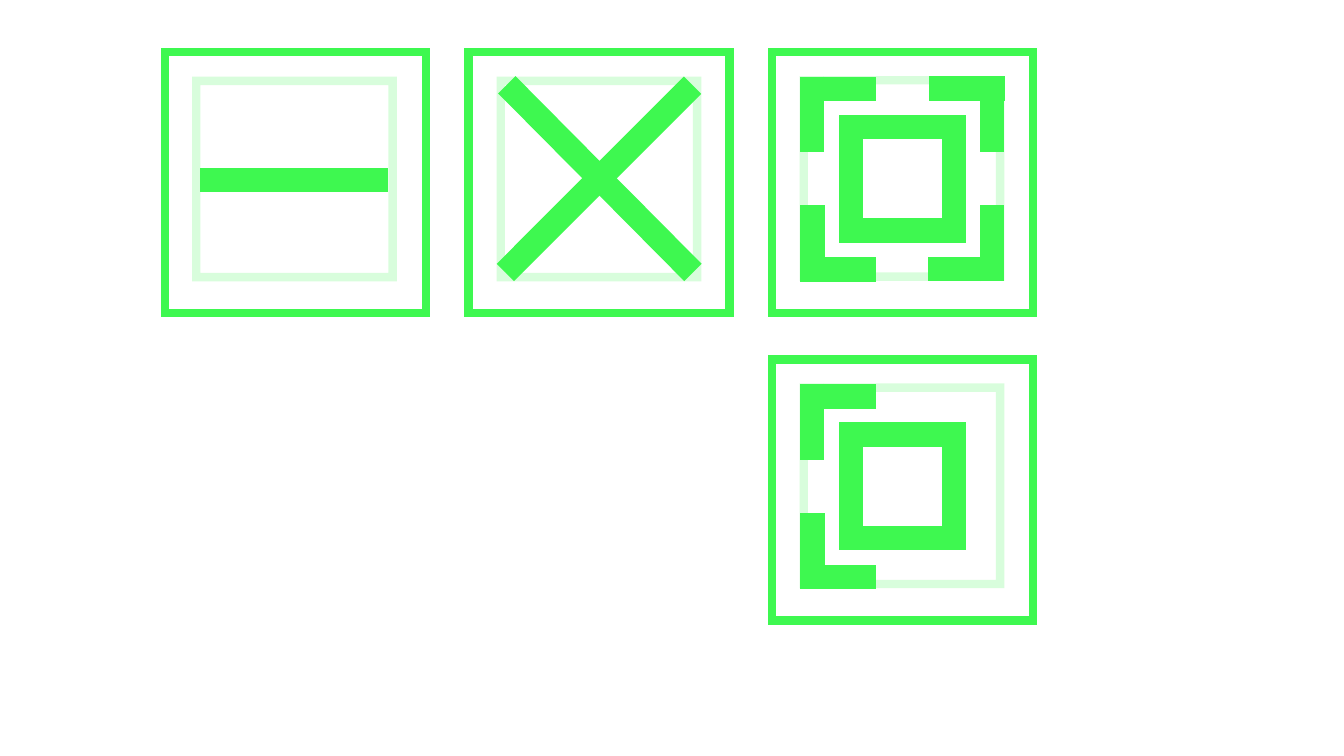
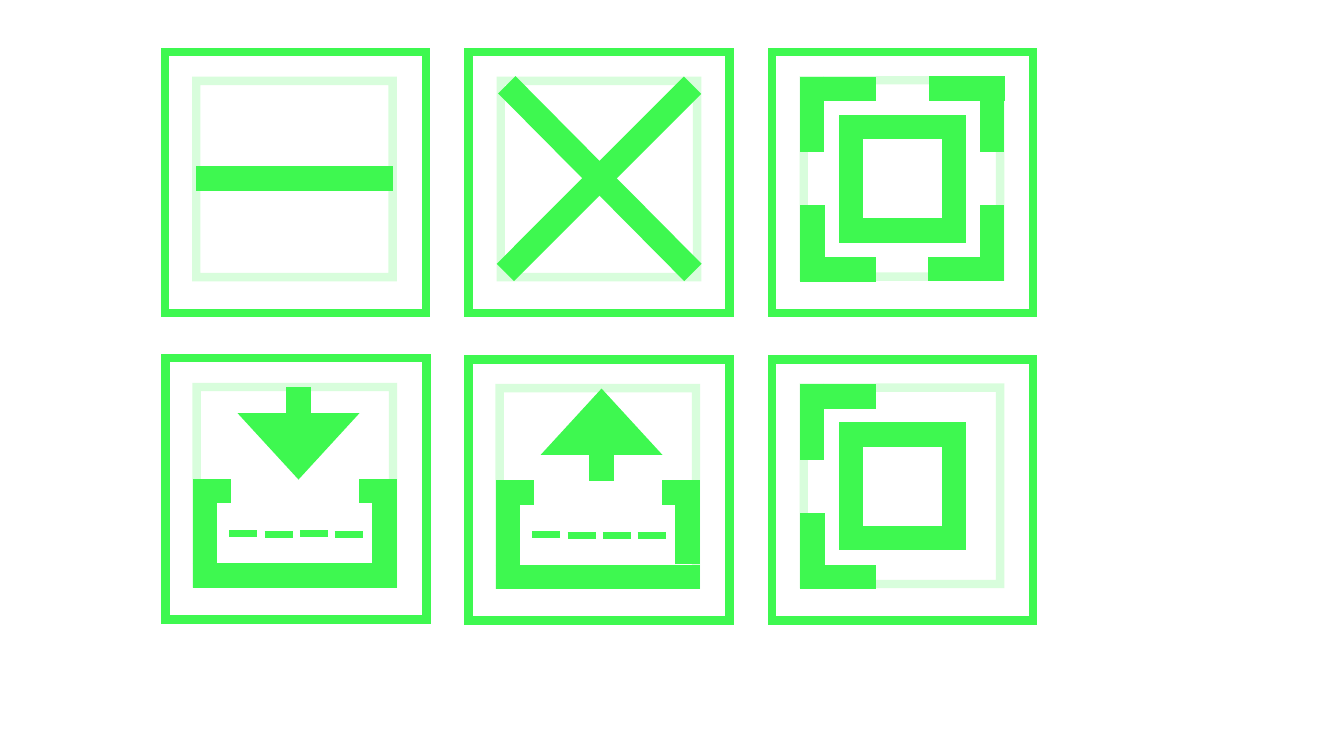
Before and after one commit to JulioLeija-RLJONES/NFLWarehouse, a slide deck: slide 1 of NFLWarehouse/NFLWarehouse/icons/Icons Design.pptx. Drawn at 1344x756 pixels with LibreOffice and Linux fonts; fonts in the diff are those of the drawing. Boxes give left, top, right and bottom in pixels: in the first picture for what was removed or moved away, otherwise in the second. Text is boxed around its words. In the diff, an @@ line names an element or a change of style, - is before the commit and + after.

```diff
--- a/NFLWarehouse/NFLWarehouse/icons/Icons Design.pptx
+++ b/NFLWarehouse/NFLWarehouse/icons/Icons Design.pptx
@@ line moved from (201, 180) - (388, 180) to (197, 178) - (393, 178) @@
@@ rectangle added at <box>165,358,426,619</box>, outline #3EF850 6 pt @@
@@ rectangle added at <box>197,387,393,584</box>, outline #3EF850 6 pt @@
@@ line added from (298, 413) to (298, 387), #3EF850 17.5 pt @@
@@ rectangle added at <box>469,360,730,621</box>, outline #3EF850 6 pt @@
@@ rectangle added at <box>500,388,697,585</box>, outline #3EF850 6 pt @@
@@ triangle added at <box>540,389,662,456</box>, fill #3EF850 @@
@@ triangle added at <box>238,413,360,480</box>, fill #3EF850 @@
@@ line added from (205, 564) to (205, 479), #3EF850 17.5 pt @@
@@ line added from (385, 564) to (385, 479), #3EF850 17.5 pt @@
@@ line added from (602, 455) to (602, 481), #3EF850 17.5 pt @@
@@ line added from (231, 491) to (200, 491), #3EF850 17.5 pt @@
@@ line added from (391, 491) to (359, 491), #3EF850 17.5 pt @@
@@ line added from (534, 492) to (502, 492), #3EF850 17.5 pt @@
@@ line added from (508, 565) to (508, 480), #3EF850 17.5 pt @@
@@ line added from (694, 492) to (662, 492), #3EF850 17.5 pt @@
@@ line added from (688, 565) to (688, 480), #3EF850 17.5 pt @@
@@ line added from (229, 534) to (257, 534), #3EF850 5 pt @@
@@ line added from (265, 534) to (292, 534), #3EF850 5 pt @@
@@ line added from (300, 534) to (329, 534), #3EF850 5 pt @@
@@ line added from (335, 534) to (363, 534), #3EF850 5 pt @@
@@ line added from (532, 535) to (561, 535), #3EF850 5 pt @@
@@ line added from (568, 535) to (596, 535), #3EF850 5 pt @@
@@ line added from (603, 535) to (631, 535), #3EF850 5 pt @@
@@ line added from (638, 535) to (666, 535), #3EF850 5 pt @@
@@ line added from (193, 576) to (397, 576), #3EF850 17.5 pt @@
@@ line added from (496, 577) to (700, 577), #3EF850 17.5 pt @@
```
Also in this commit, not shown: 44 other files.
